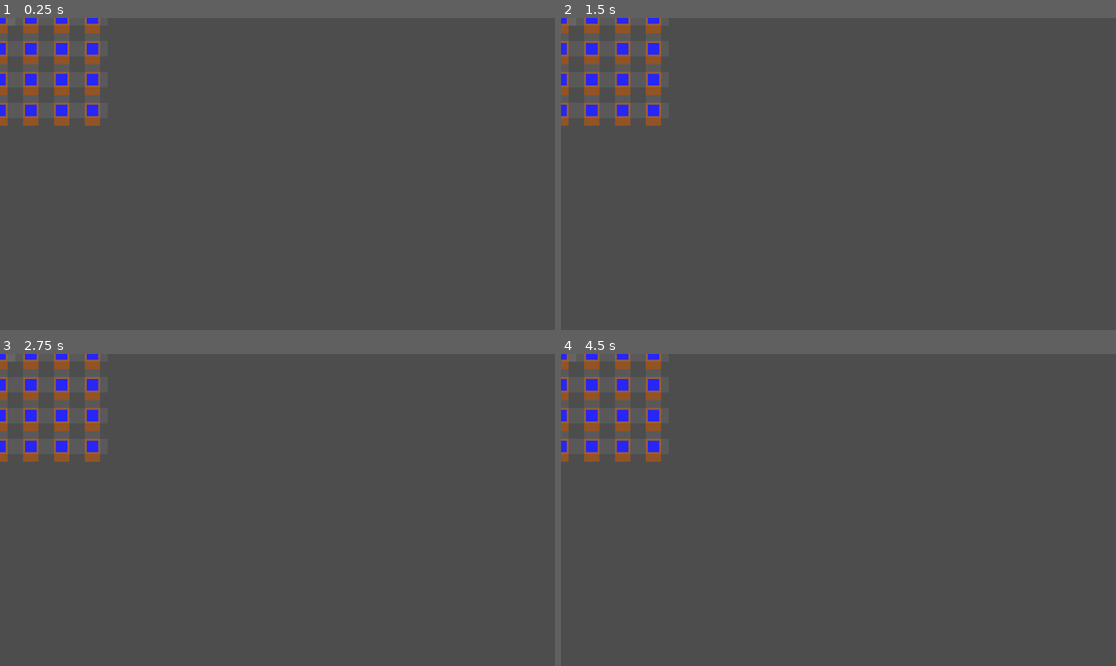
Above: before the commit, frames 1-4 (two rows, left to right).
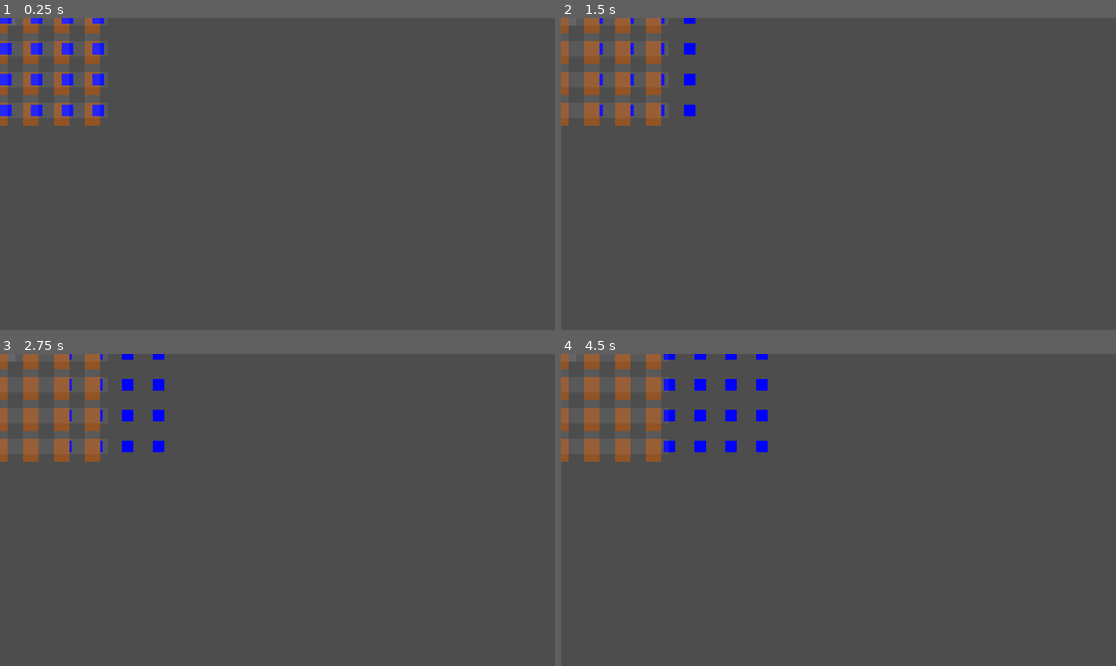
Above: after the commit, the same moments.

Repository: picasso250/gridworld
Game: Godot game, scene res://tube_test.tscn
Same seed, same stepped clock (60 frames per second), same inputs: the game is played once before the commit and once after it.
Inputs (mouse positions are in pixels of both pictures, inside the frame that each line leads up to):
- Up to frame 1 (0.25 s): no input
- Up to frame 2 (1.5 s): move the mouse to (960, 158) at 0.52 s; click (960, 158) at 0.67 s; move the mouse to (727, 189) at 1.27 s; click (727, 189) at 1.42 s
- Up to frame 3 (2.75 s): move the mouse to (333, 441) at 2.02 s; click (333, 441) at 2.17 s
- Up to frame 4 (4.5 s): move the mouse to (810, 572) at 2.77 s; click (810, 572) at 2.92 s; move the mouse to (1005, 556) at 3.52 s; click (1005, 556) at 3.67 s; move the mouse to (672, 463) at 4.27 s; click (672, 463) at 4.42 s

The runs differ from the first frame. In frame 1, 1.1% of the frame differs, in the area x 1-19%, y 0-32%; in frame 2, 1.6%; in frame 3, 1.7%; in frame 4, 2.2%, in the area x 0-38%, y 0-32%.

Commit message:
水开始移动

Diff:
--- a/tube.gd
+++ b/tube.gd
@@ -14,34 +14,41 @@
 # 参数化颜色
 @export var pipe_color: Color = Color(0.545, 0.271, 0.075, 1) # 管壁颜色 (土黄色)
 @export var water_color: Color = Color(0, 0, 1, 1) # 水的颜色 (蓝色)
+var water_size = pipe_width - pipe_thickness * 2 # 水的大小
+
+var water_pos: Vector2 = Vector2(-water_size / 2, -water_size / 2)  # 水的初始位置
+var water_target: Vector2 = Vector2(32, 0) # 水的目标位置
+var speed: float = 50 # 水流的速度，每秒移动的像素数
 
 func _draw():
-    var water_size = pipe_width - pipe_thickness * 2 # 水的大小
 
-    if draw_left_pipe:
-        # 绘制左半边的管道
-        draw_rect(Rect2(Vector2(-cell_width / 2, -pipe_width / 2), Vector2(cell_width / 2 + pipe_width / 2, pipe_width)), pipe_color)
+	if draw_left_pipe:
+		# 绘制左半边的管道
+		draw_rect(Rect2(Vector2(-cell_width / 2, -pipe_width / 2), Vector2(cell_width / 2 + pipe_width / 2, pipe_width)), pipe_color)
 
-    if draw_right_pipe:
-        # 绘制右半边的管道
-        draw_rect(Rect2(Vector2(-pipe_width / 2, -pipe_width / 2), Vector2(cell_width / 2 + pipe_width / 2, pipe_width)), pipe_color)
+	if draw_right_pipe:
+		# 绘制右半边的管道
+		draw_rect(Rect2(Vector2(-pipe_width / 2, -pipe_width / 2), Vector2(cell_width / 2 + pipe_width / 2, pipe_width)), pipe_color)
 
-    if draw_top_pipe:
-        # 绘制上半边的管道
-        draw_rect(Rect2(Vector2(-pipe_width / 2, -cell_width / 2), Vector2(pipe_width, cell_width / 2 + pipe_width / 2)), pipe_color)
+	if draw_top_pipe:
+		# 绘制上半边的管道
+		draw_rect(Rect2(Vector2(-pipe_width / 2, -cell_width / 2), Vector2(pipe_width, cell_width / 2 + pipe_width / 2)), pipe_color)
 
-    if draw_bottom_pipe:
-        # 绘制下半边的管道
-        draw_rect(Rect2(Vector2(-pipe_width / 2, -pipe_width / 2), Vector2(pipe_width, cell_width / 2 + pipe_width / 2)), pipe_color)
+	if draw_bottom_pipe:
+		# 绘制下半边的管道
+		draw_rect(Rect2(Vector2(-pipe_width / 2, -pipe_width / 2), Vector2(pipe_width, cell_width / 2 + pipe_width / 2)), pipe_color)
 
-    # 绘制水：考虑管道壁的厚度
-    draw_rect(Rect2(Vector2(-water_size / 2, -water_size / 2), Vector2(water_size, water_size)), water_color)
+	# 绘制水：考虑管道壁的厚度
+	draw_rect(Rect2(water_pos, Vector2(water_size, water_size)), water_color)
 
-    if debug:
-        # 绘制调试十字
-        var cross_color: Color = Color(0.8, 0.8, 0.8, 0.1) # 淡灰色
-        draw_rect(Rect2(Vector2(-cell_width / 2, -pipe_width / 2), Vector2(cell_width, pipe_width)), cross_color)
-        draw_rect(Rect2(Vector2(-pipe_width / 2, -cell_width / 2), Vector2(pipe_width, cell_width)), cross_color)
+	if debug:
+		# 绘制调试十字
+		var cross_color: Color = Color(0.8, 0.8, 0.8, 0.1) # 淡灰色
+		draw_rect(Rect2(Vector2(-cell_width / 2, -pipe_width / 2), Vector2(cell_width, pipe_width)), cross_color)
+		draw_rect(Rect2(Vector2(-pipe_width / 2, -cell_width / 2), Vector2(pipe_width, cell_width)), cross_color)
 
-func _ready():
-    pass
+func _process(delta):
+	# 水的移动：每一帧根据速度更新水的水平位置
+	var direction = Vector2(1,0)
+	water_pos += direction * speed * delta
+	queue_redraw()
--- a/tube.tscn
+++ b/tube.tscn
@@ -4,15 +4,4 @@
 
 [node name="Tube" type="Node2D"]
 script = ExtResource("3_kiw3i")
-x = null
-y = null
-cell_width = null
-pipe_width = null
-pipe_thickness = null
-draw_left_pipe = null
-draw_right_pipe = null
-draw_top_pipe = null
-draw_bottom_pipe = null
 debug = true
-pipe_color = null
-water_color = null
--- a/tube_test.tscn
+++ b/tube_test.tscn
@@ -7,14 +7,14 @@
 script = ExtResource("1_thxnr")
 
 [node name="Tube" parent="." instance=ExtResource("2_oepxk")]
-x = null
-y = null
-cell_width = null
-pipe_width = null
-pipe_thickness = null
+x = 0
+y = 0
+cell_width = 64.0
+pipe_width = 32.0
+pipe_thickness = 4.0
 draw_left_pipe = false
 draw_right_pipe = false
 draw_top_pipe = false
-draw_bottom_pipe = null
-pipe_color = null
-water_color = null
+draw_bottom_pipe = true
+pipe_color = Color(0.545, 0.271, 0.075, 1)
+water_color = Color(0, 0, 1, 1)
